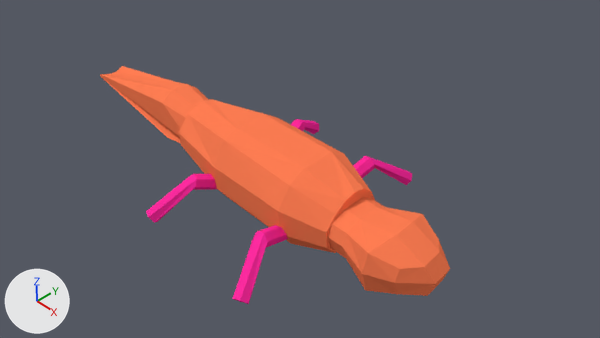
What one commit did to the Blender file assets/blendermodels/lizardmodel.blend.
Before and after are seen from the file's camera 'Camera'. Every picture has the same lights, and +X, +Y and +Z are marked at lower left.

Names of what the first picture shows: 'body', 'head', 'leg', 'leg.001', 'leg.002', 'leg.003', 'tail'.
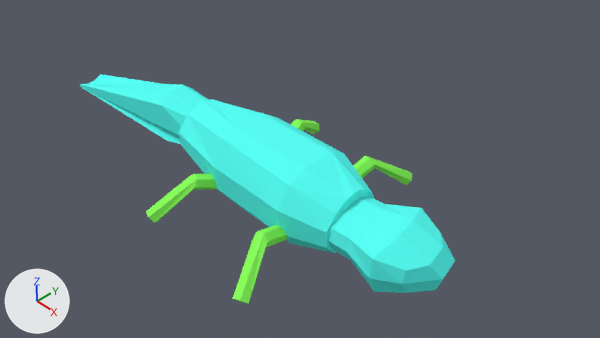
What differs and where, as boxes [x1, y1, x2, y2] in the pictures (600 x 338 px):
```json
{"object": "body", "change": "recoloured", "before": [178, 99, 375, 253], "after": [178, 99, 375, 253], "on screen": "orange to cyan"}
{"object": "head", "change": "recoloured, moved, turned", "before": [327, 198, 450, 296], "after": [327, 196, 455, 293], "on screen": "orange to cyan"}
{"object": "tail", "change": "recoloured, turned", "before": [100, 66, 208, 143], "after": [80, 74, 208, 144], "on screen": "orange to cyan"}
{"object": "leg.001", "change": "recoloured", "before": [233, 225, 288, 304], "after": [233, 225, 288, 304], "on screen": "pink to green"}
{"object": "leg", "change": "recoloured", "before": [146, 174, 217, 223], "after": [146, 174, 217, 223], "on screen": "pink to green"}
{"object": "leg.002", "change": "recoloured", "before": [353, 156, 412, 185], "after": [353, 156, 412, 185], "on screen": "pink to green"}
{"object": "leg.003", "change": "recoloured", "before": [291, 119, 319, 134], "after": [291, 119, 319, 134], "on screen": "pink to green"}
```

The change, as JSON lines over the scene's bpy script:
```json
{"op": "set", "path": "mat_material_001.base_color", "old": "(1.0, 0.0249, 0.354)", "new": "(0.258, 1.0, 0.112)", "note": "pink #ff2ca1 -> green #8bff5e"}
{"op": "add", "block": "mat_material_000", "code": ["mat_material_000 = diffuse_material('Material.000')", "mat_material_000.base_color = (0.0976, 1.0, 0.913)  # cyan #58fff5"]}
{"block": "me_cube_002", "where": "me_cube_002.from_pydata(...)  # 32 vertices, 30 faces; spans x -7.81..1.0, y -1.43..1.25, z -1.09..1.08"}
{"op": "remove", "block": "me_cube_002", "code": "me_cube_002.materials.append(mat_material_003)  # orange #ff7d53"}
{"op": "add", "block": "me_cube_002", "code": "me_cube_002.materials.append(mat_material_000)  # cyan #58fff5"}
{"block": "me_cube_001", "where": "me_cube_001.from_pydata(...)  # 66 vertices, 63 faces; spans x -6.88..0.3, y -1.46..1.26, z -1.62..1.37"}
{"op": "remove", "block": "me_cube_001", "code": "me_cube_001.materials.append(mat_material_003)  # orange #ff7d53"}
{"op": "add", "block": "me_cube_001", "code": "me_cube_001.materials.append(mat_material_000)  # cyan #58fff5"}
{"block": "me_cube", "where": "me_cube.from_pydata(...)  # 52 vertices, 60 faces; spans x -2.15..1.87, y -1.57..0.44, z -1.65..1.51"}
{"op": "remove", "block": "me_cube", "code": "me_cube.materials.append(mat_material_003)  # orange #ff7d53"}
{"op": "add", "block": "me_cube", "code": "me_cube.materials.append(mat_material_000)  # cyan #58fff5"}
{"op": "set", "path": "ob_tail.rotation_euler", "old": "(-1.571, 0.0, 0.0)", "new": "(-1.571, 0.0, 0.175)", "note": "degrees (-90, 0, 0) -> degrees (-90, 0, 10)"}
{"op": "set", "path": "ob_head.location", "old": "(8.54, 0.6, -0.16)", "new": "(8.54, 0.87, -0.16)"}
{"op": "set", "path": "ob_head.rotation_euler", "old": "(-1.571, 0.0, 0.0)", "new": "(-1.431, 0.0, 0.0873)", "note": "degrees (-90, 0, 0) -> degrees (-82, 0, 5)"}
```
